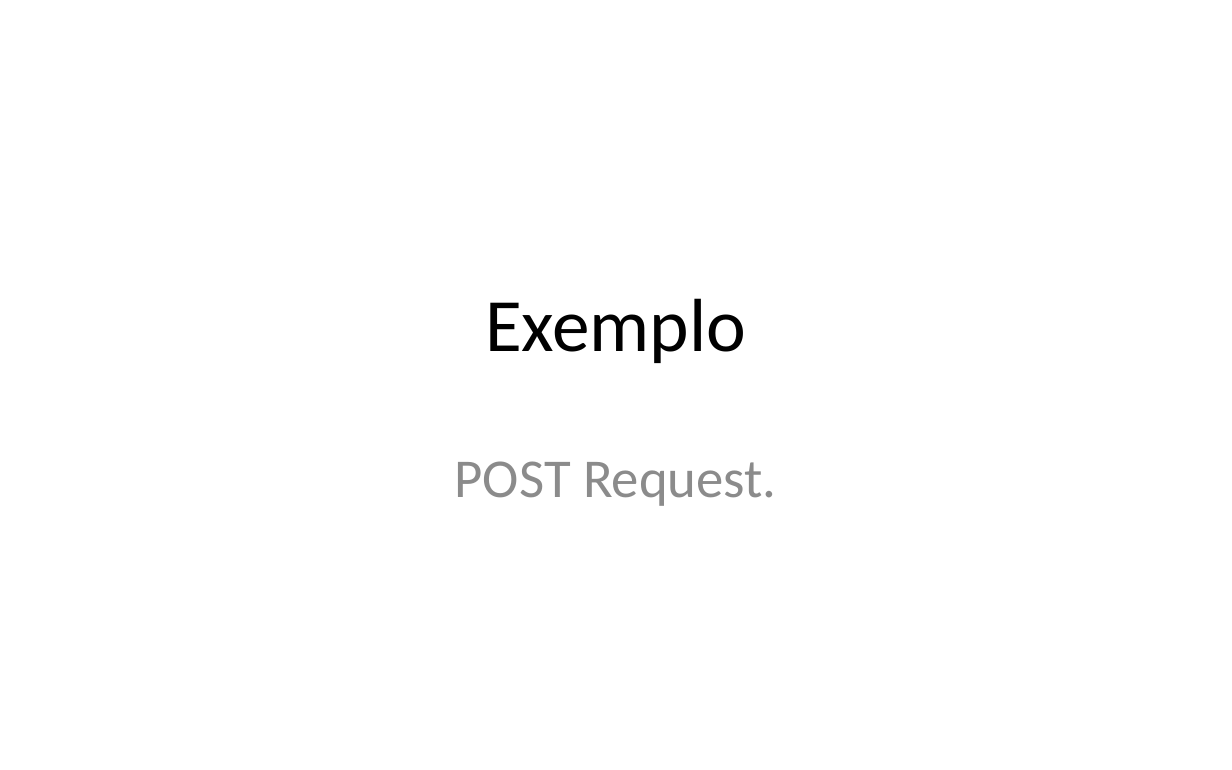
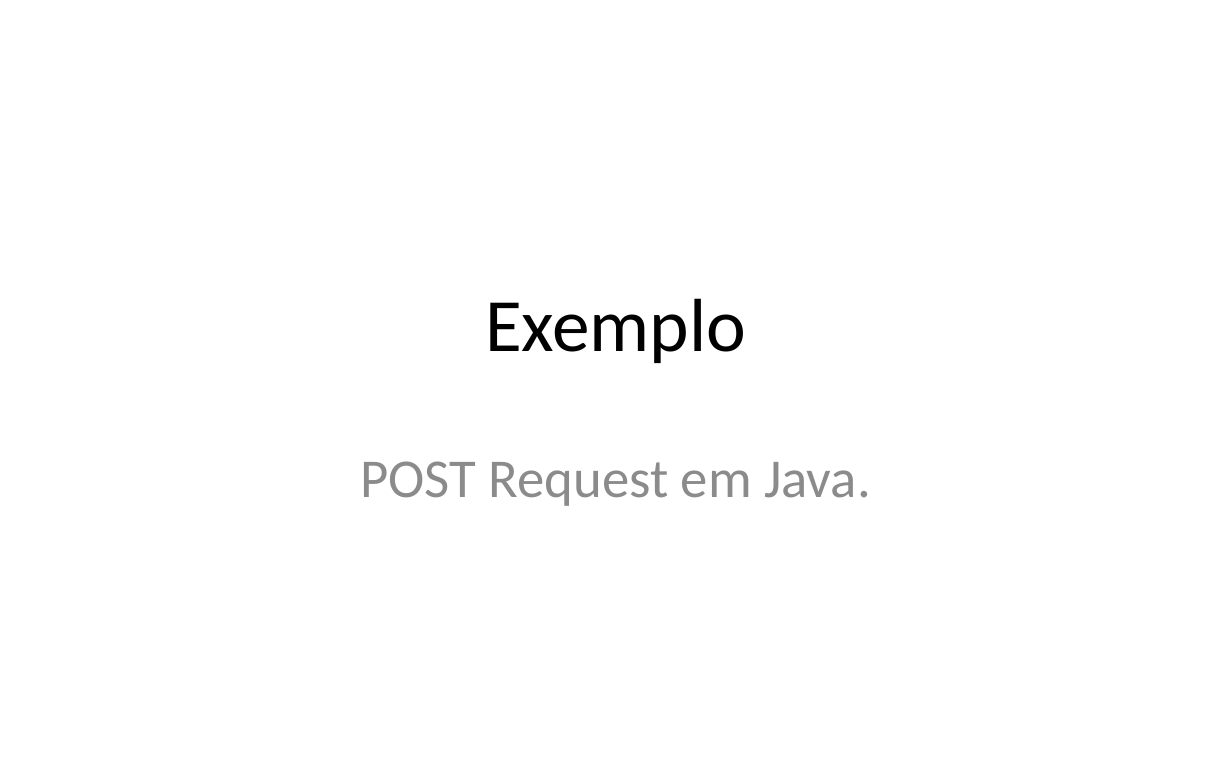
Before and after one commit to iptomar/letrinhas_si, a slide deck: slide 25 of Apresentacoes/v01.pptx (slide 20 before the commit). Drawn at 1232x770 pixels with LibreOffice and Linux fonts; fonts in the diff are those of the drawing; background and template pictures are left out. Boxes give left, top, right and bottom in pixels: in the first picture for what was removed or moved away, otherwise in the second. Text is boxed around its words. In the diff, an @@ line names an element or a change of style, - is before the commit and + after.

```diff
--- a/Apresentacoes/v01.pptx
+++ b/Apresentacoes/v01.pptx
@@ subtitle at [360, 461, 871, 506]: text changed @@
-POST Request.
+POST Request em Java.
```
Also in this commit, not shown: 5 other slides changed, 8 slides added.
